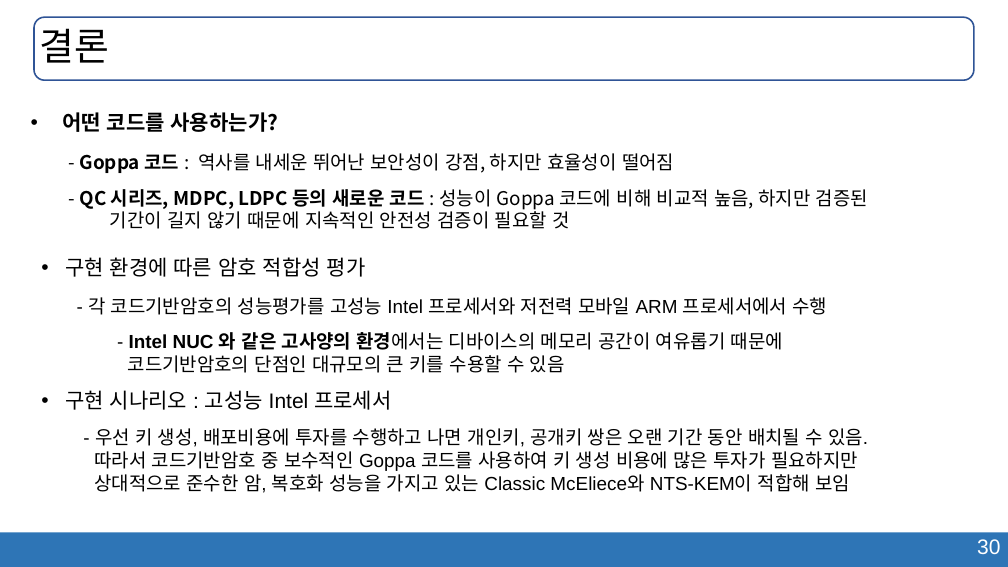
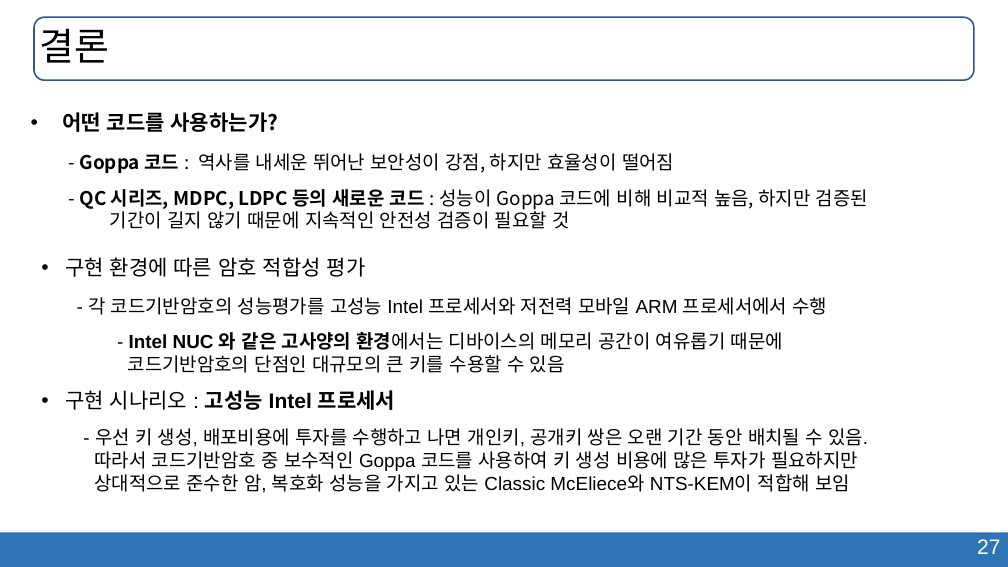
Before and after one commit to solowal/PUBLICATION, a slide deck: slide 27 of 2019/NIST 양자내성암호 공모전 Round2 코드기반암호 성능 비교 분석_발표자료.pptx (slide 30 before the commit). Drawn at 1008x567 pixels with LibreOffice and Linux fonts; fonts in the diff are those of the drawing; background and template pictures are left out. Boxes give left, top, right and bottom in pixels: in the first picture for what was removed or moved away, otherwise in the second. Text is boxed around its words. In the diff, an @@ line names an element or a change of style, - is before the commit and + after.

```diff
--- a/2019/NIST 양자내성암호 공모전 Round2 코드기반암호 성능 비교 분석_발표자료.pptx
+++ b/2019/NIST 양자내성암호 공모전 Round2 코드기반암호 성능 비교 분석_발표자료.pptx
@@ text at (65,390,395,410): bold on in "고성능 Intel 프로세서" @@
@@ page number at (977,539,1000,554): text changed @@
-30
+27
```
Also in this commit, not shown: 3 other slides changed, 1 slide added, 3 slides removed, 14 other files.
